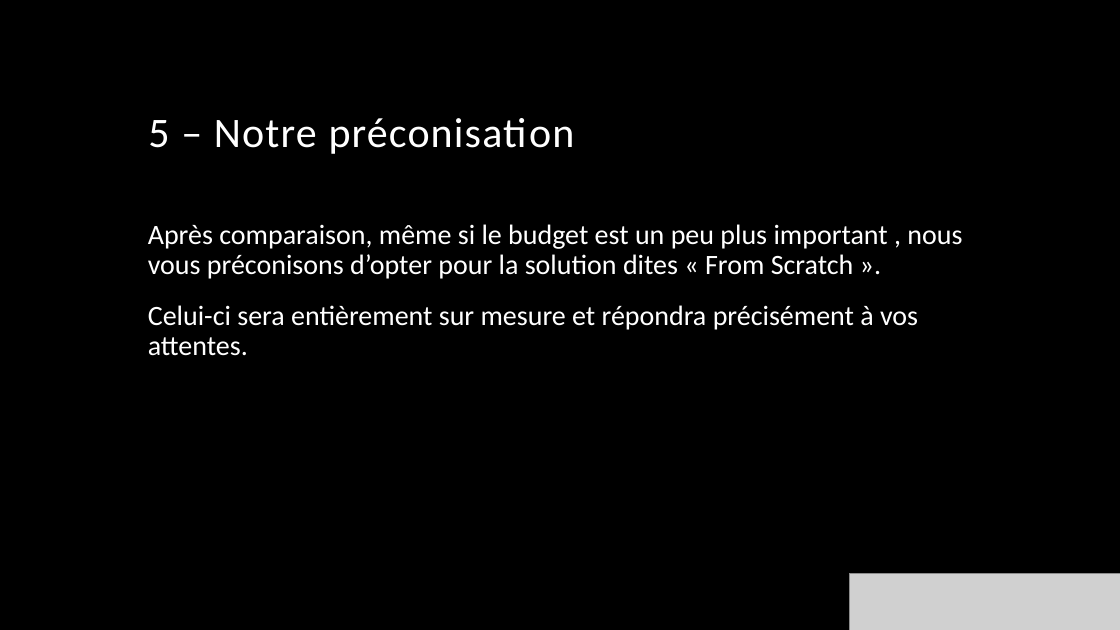
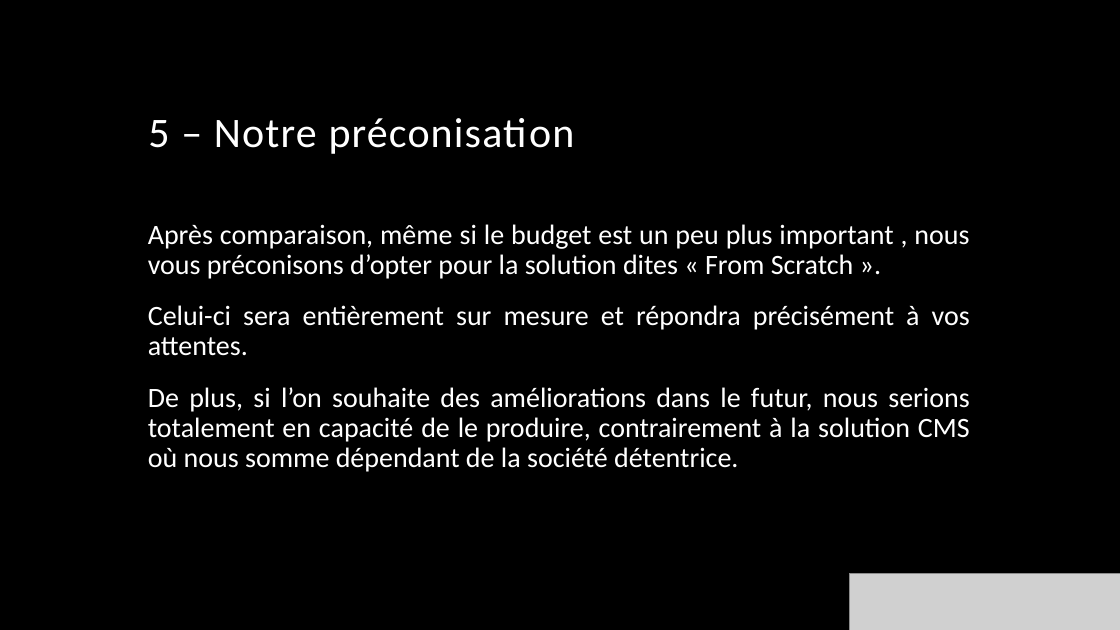
Before and after one commit to SebFlatBeat/P4_OC_Pizza, a slide deck: slide 11 of Presentation OC PIzza.pptx. Drawn at 1120x630 pixels with LibreOffice and Linux fonts; fonts in the diff are those of the drawing; grey boxes stand for pictures; background and template pictures are left out. Boxes give left, top, right and bottom in pixels: in the first picture for what was removed or moved away, otherwise in the second. Text is boxed around its words. In the diff, an @@ line names an element or a change of style, - is before the commit and + after.

Commit message:
Update

```diff
--- a/Presentation OC PIzza.pptx
+++ b/Presentation OC PIzza.pptx
@@ text at (148, 224, 970, 356): alignment left to justified @@
@@ text at (148, 387, 970, 472): paragraph added @@
+De plus, si l’on souhaite des améliorations dans le futur, nous serions totalement en capacité de le produire, contrairement à la solution CMS où nous somme dépendant de la société détentrice.
```
Also in this commit, not shown: 1 other slide changed.
